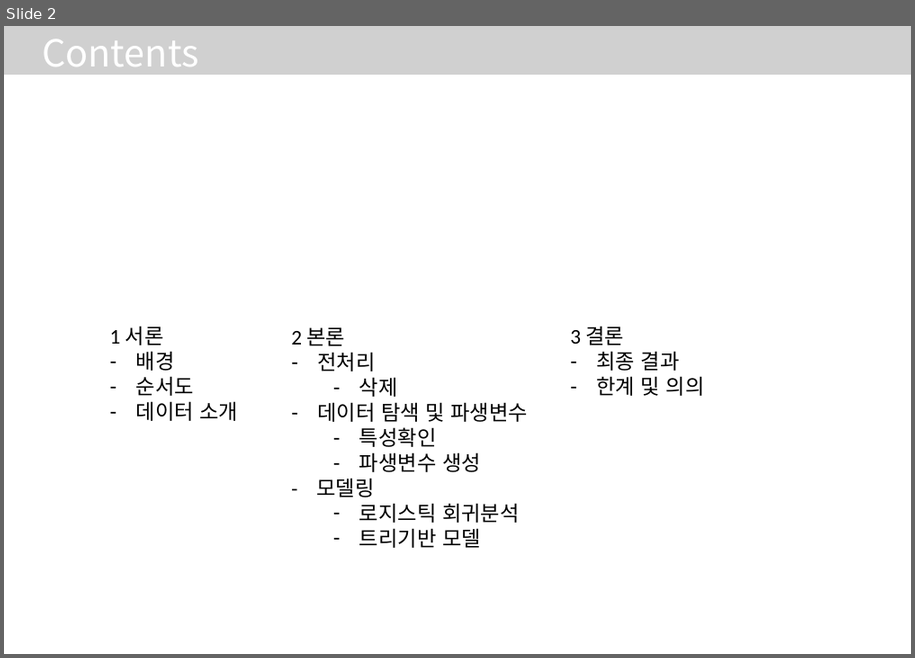
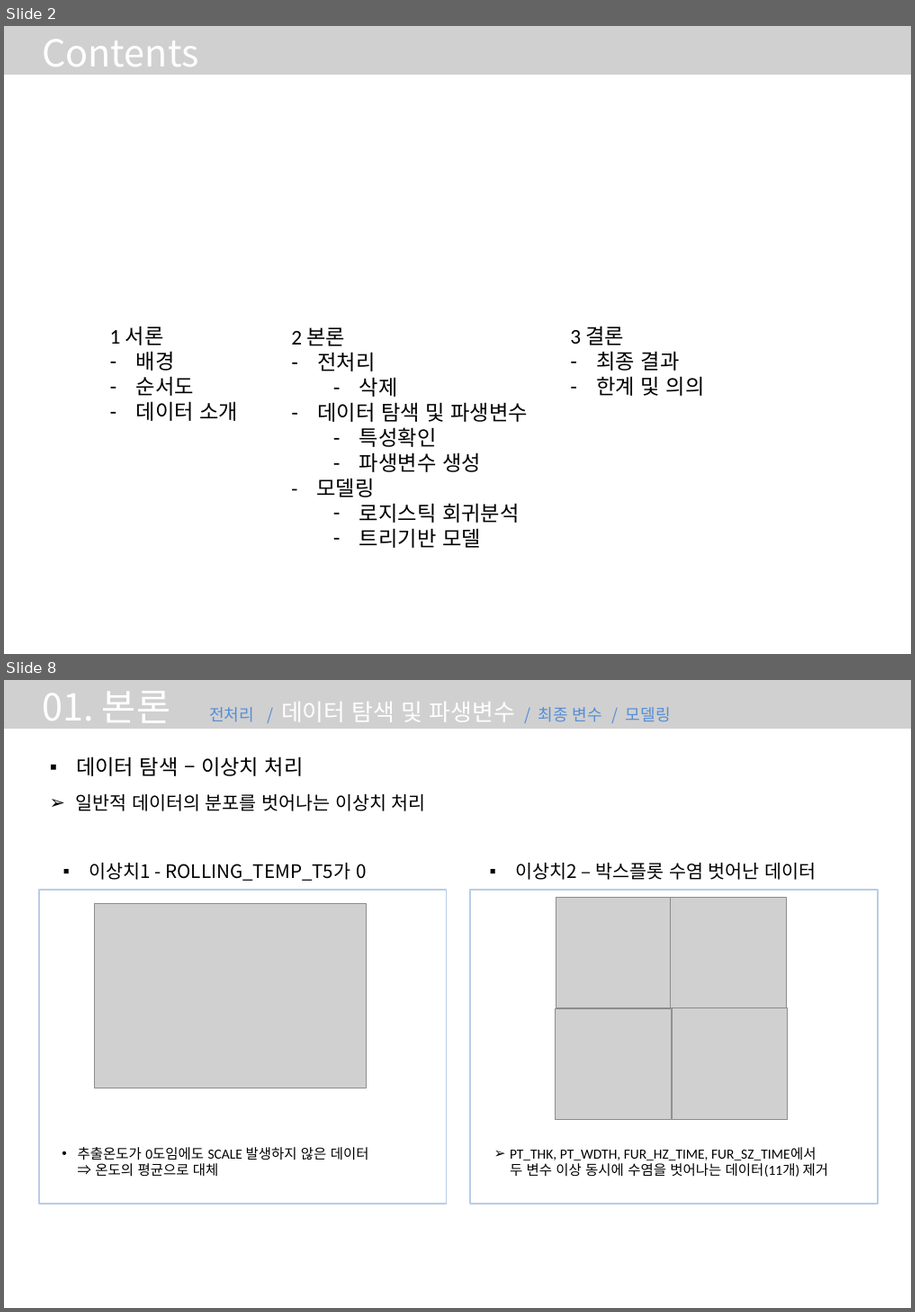
Before and after one commit to InkyunMoon/-----, a slide deck: 스케일 불량요인 파악과 개선기회 도출.pptx. Shown one above the other, each under a label of ours: slide 2 before the commit, slides 2 and 8 after it; the slides between them are not shown. The pictures are 915x658 and 915x1312 pixels, drawn with LibreOffice and Linux fonts; fonts in the diff are those of the drawing; grey boxes stand for pictures. Boxes give left, top, right and bottom in pixels: in the first picture for what was removed or moved away, otherwise in the second. Text is boxed around its words. In the diff, an @@ line names an element or a change of style, - is before the commit and + after.

Commit message:
0325 오전 전처리

```diff
--- a/스케일 불량요인 파악과 개선기회 도출.pptx
+++ b/스케일 불량요인 파악과 개선기회 도출.pptx
@@ slide 8 added at (4,680,911,1308), background #FFFFFF @@
@@ picture added at (4,680,911,729) @@
@@ text added at (42,691,671,730), 14 pt, text #FFFFFF @@
+01. 본론 전처리 / 데이터 탐색 및 파생변수 / 최종 변수 / 모델링
@@ text added at (76,756,304,776), 18 pt, text #000000 @@
+▪ 데이터 탐색 – 이상치 처리
@@ text added at (76,794,426,811), 16 pt, text #000000 @@
+➢ 일반적 데이터의 분포를 벗어나는 이상치 처리
@@ rounded rectangle added at (54,855,430,888), fill #FFFFFF @@
@@ text added at (90,863,366,881), 16 pt, text #000000 @@
+▪ 이상치1 - ROLLING_TEMP_T5가 0
@@ text added at (516,863,816,880), 16 pt, text #000000 @@
+▪ 이상치2 – 박스플롯 수염 벗어난 데이터
@@ rectangle added at (39,890,447,1204), outline #B9CDE5 1.5 pt @@
@@ rectangle added at (470,890,879,1204), outline #B9CDE5 1.5 pt @@
@@ picture added at (95,904,367,1089) @@
@@ picture added at (556,897,672,1008) @@
@@ picture added at (671,897,786,1008) @@
@@ picture added at (556,1008,672,1120) @@
@@ picture added at (672,1008,787,1120) @@
@@ text added at (78,1147,369,1177), 12 pt, text #000000 @@
+• 추출온도가 0도임에도 SCALE 발생하지 않은 데이터
+  ⇒ 온도의 평균으로 대체
@@ text added at (510,1147,828,1177), 12 pt, text #000000 @@
+➢ PT_THK, PT_WDTH, FUR_HZ_TIME, FUR_SZ_TIME에서
+  두 변수 이상 동시에 수염을 벗어나는 데이터(11개) 제거
```
Also in this commit, not shown: 5 slides changed, 4 other slides added.
